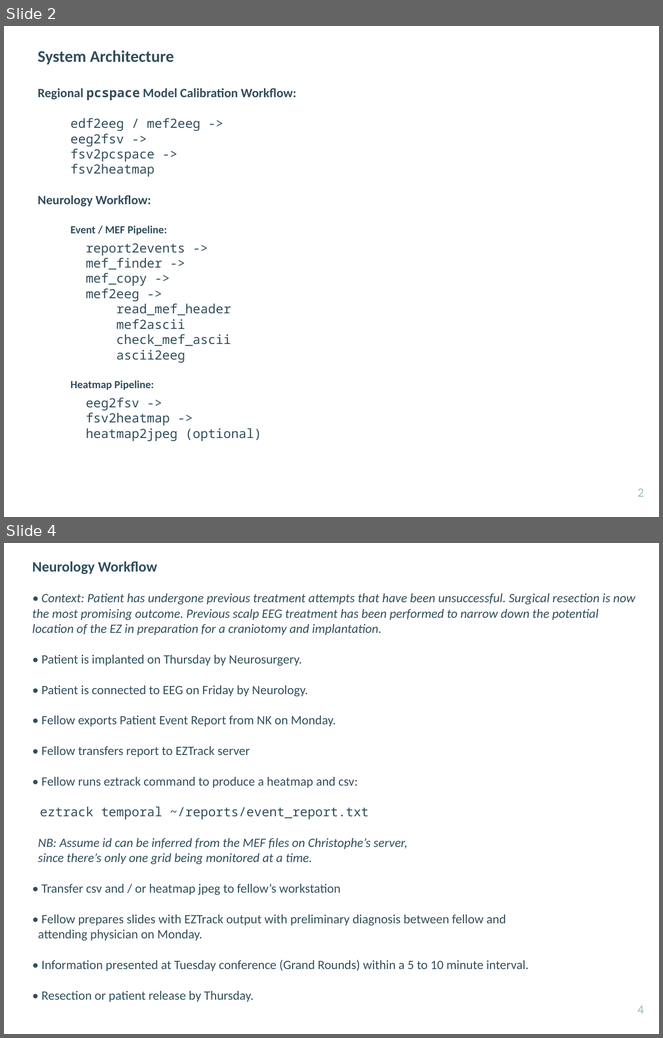
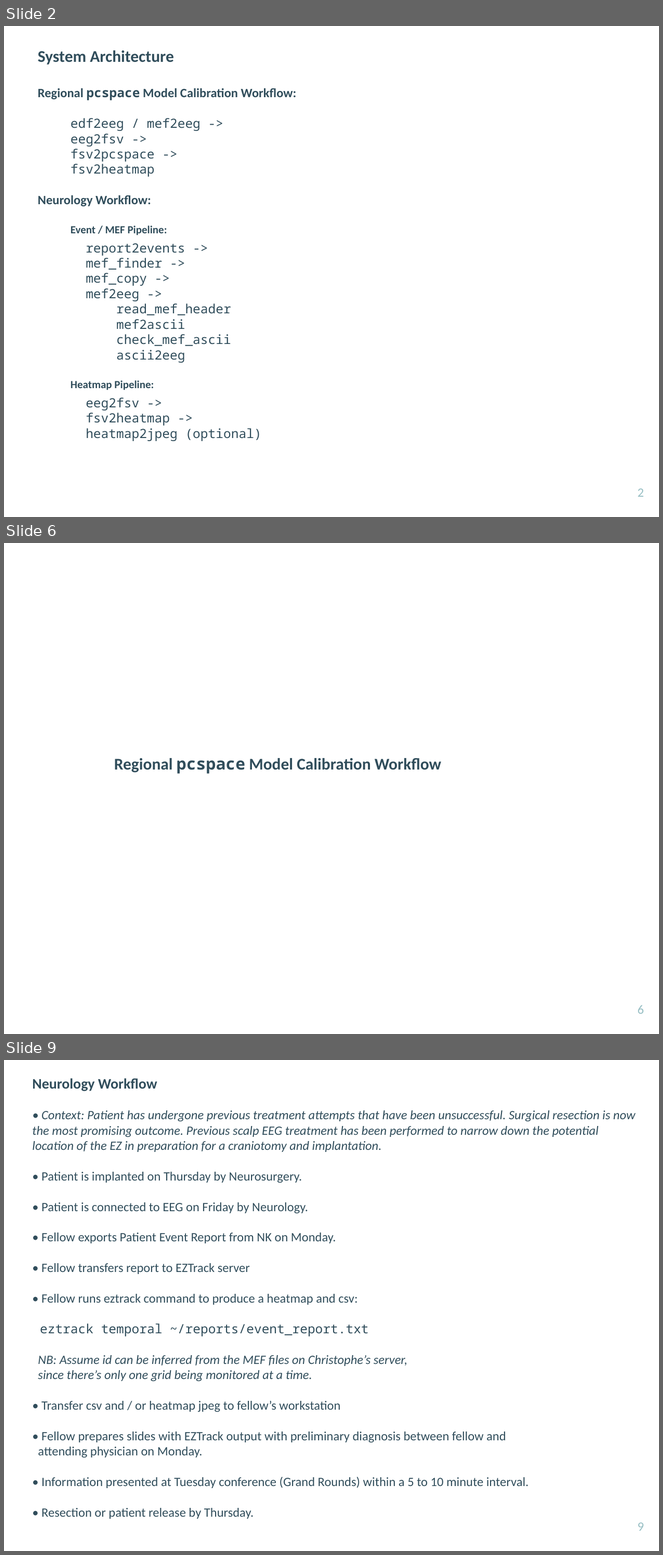
Before and after one commit to ncsl/network_neuroscience_epilepsy, a slide deck: EZTrack-implementation-guide.pptx. Shown one above the other, each under a label of ours: slides 2 and 4 before the commit, slides 2, 6 and 9 after it; the slides between them are not shown. The pictures are 663x1038 and 663x1555 pixels, drawn with LibreOffice and Linux fonts; fonts in the diff are those of the drawing. Boxes give left, top, right and bottom in pixels: in the first picture for what was removed or moved away, otherwise in the second. Text is boxed around its words. In the diff, an @@ line names an element or a change of style, - is before the commit and + after.

```diff
--- a/EZTrack-implementation-guide.pptx
+++ b/EZTrack-implementation-guide.pptx
@@ slide 6 added at box(4, 543, 659, 1034), background #FFFFFF @@
@@ text added at box(114, 758, 441, 774), 18 pt, text #304D5B, bold @@
+Regional pcspace Model Calibration Workflow
@@ page number added at box(638, 1005, 644, 1014), 14 pt, text #96BEC3 @@
+6
@@ what was slide 4 is now slide 9 @@
@@ page number at box(638, 1523, 644, 1531): text changed @@
-4
+9
```
Also in this commit, not shown: 4 other slides added.
